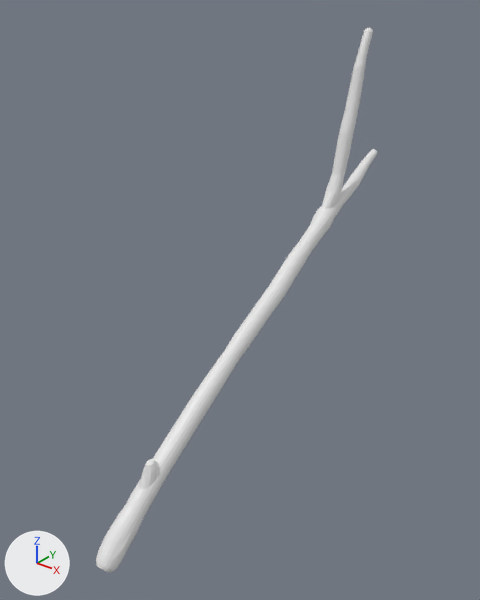
Before and after pictures for a commit that changed the Blender file woodStick.blend.
Before and after are seen from a camera (50 mm lens) standing at (1.74, -2.3, 1.26) and looking at (-0.03, -0.09, -0.11). The lights are fixed; the arrows at lower left show +X, +Y and +Z.

Script lines for the objects in view, before the commit:
```python
me_cylinder_001 = bpy.data.meshes.new('Cylinder.001')
me_cylinder_001.from_pydata(...)  # 898 vertices, 888 faces; spans x -0.06..0.06, y -0.59..0.13, z -1.31..1.45
ob_cylinder = bpy.data.objects.new('Cylinder', me_cylinder_001)
ob_cylinder.location = (0.0, 0.0, -0.23)
ob_cylinder.rotation_euler = (-1.005, 0.0, 0.0)  # degrees (-58, 0, 0)
```
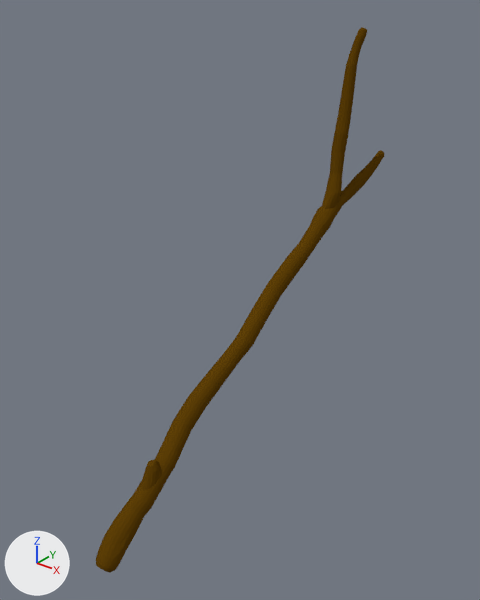
Commit message: Randomized the shape of the stick.

What changed in the scene script:
```text
Add mat_facecolor:
    mat_facecolor = principled_material('faceColor')
    mat_facecolor.base_color = (0.111, 0.0503, 0.00202)  # brown #5e3f07
    mat_facecolor.roughness = 0.2
    mat_facecolor.specular_ior_level = 0.0
Change me_cylinder_001:
    used by ob_cylinder; location = (0.0, 0.0, -0.23); rotation_euler = (-1.005, 0.0, 0.0), in degrees (-58, 0, 0)
    remove me_cylinder_001.from_pydata(...)  # 898 vertices, 888 faces; spans x -0.06..0.06, y -0.59..0.13, z -1.31..1.45
    add me_cylinder_001.from_pydata(...)  # 918 vertices, 908 faces; spans x -0.07..0.07, y -0.59..0.13, z -1.31..1.45
    me_cylinder_001 part 1: 171 vertices moved from x -0.04..0.04, y -0.59..0.07, z 0.47..1.45 to x -0.07..0.07, y -0.59..0.08, z 0.47..1.45; 129 vertices removed from x -0.03..0.04, y -0.59..0.08, z 0.47..1.45; 149 vertices added at x -0.07..0.07, y -0.59..0.08, z 0.47..1.45
    me_cylinder_001 part 2: 104 vertices moved from x -0.05..0.05, y -0.07..0.06, z -1.0..0.19 to x -0.07..0.06, y -0.07..0.06, z -1.0..0.19; 77 vertices removed from x -0.04..0.05, y -0.07..0.08, z -1.0..0.19; 77 vertices added at x -0.06..0.05, y -0.07..0.08, z -1.0..0.19
    me_cylinder_001 part 3: 432 faces spanning x -0.07..0.07, y -0.59..0.13, z -1.31..1.45 switch from no material to mat_facecolor (brown #5d3f07)
```

What differs and where, as boxes (x1, y1, x2, y2) in the pictures (480 x 600 px; the box of a moved part takes in the faces that stretch with it):
'Cylinder', reshaped
    before: (96, 28, 377, 573)
    after: (96, 27, 384, 573)
part 1 of me_cylinder_001, moved or reshaped
    before: (292, 28, 377, 260)
    after: (292, 27, 384, 260)
part 2 of me_cylinder_001, moved or reshaped
    both: (126, 254, 303, 517)
part 3 of me_cylinder_001, recoloured (white to brown)
    both: (96, 191, 345, 573)
